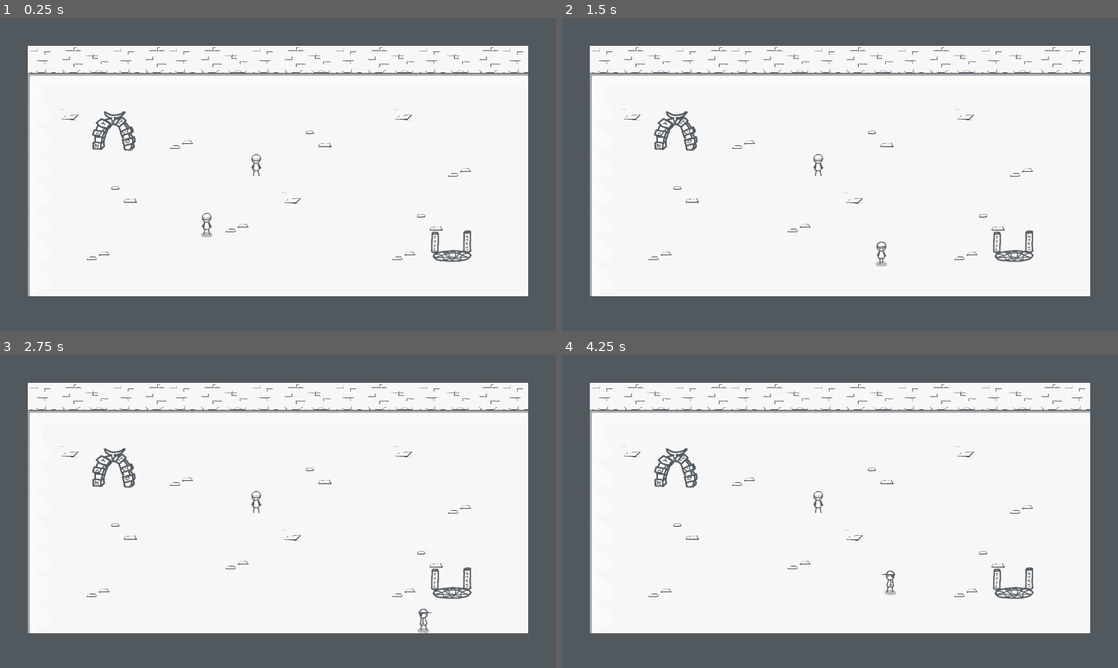
Above: before the commit, frames 1-4 (two rows, left to right).
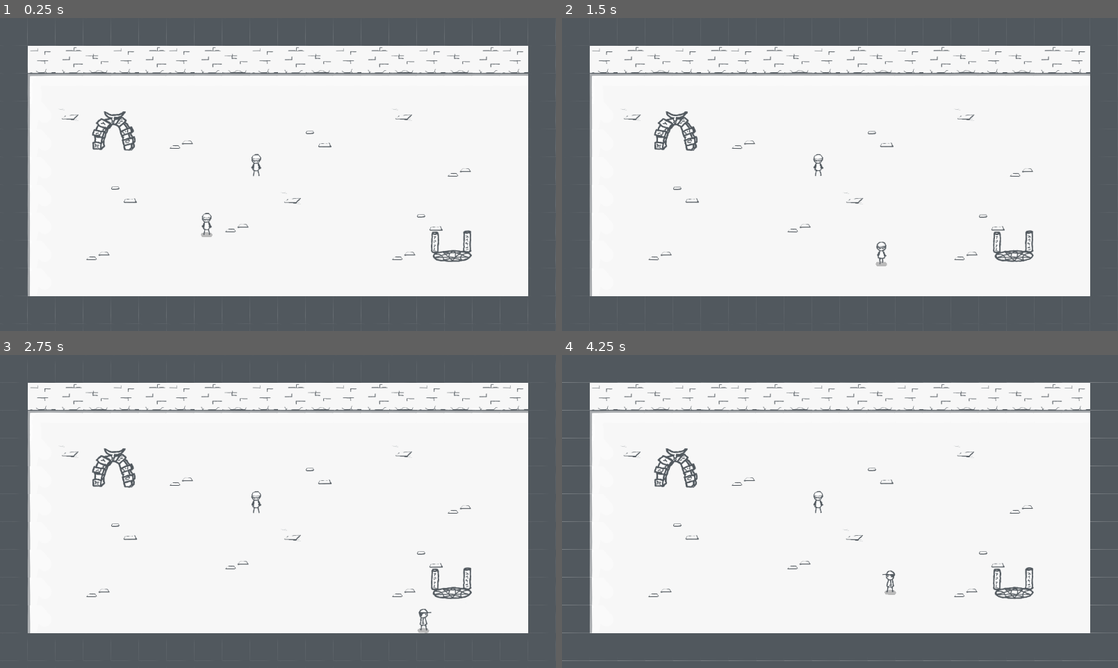
Above: after the commit, the same moments.

Repository: KMCeasyas123/indigo
Game: Godot game, scene res://levels/Development.tscn
The game is run twice, just before and just after one commit, with the same random seed, the same clock (stepped at 60 frames per second) and the same inputs.
Inputs:
- Up to frame 1 (0.25 s): no input
- Up to frame 2 (1.5 s): hold Right (right) 0.53-1.28 s; tap E (interact) at 0.6, 1.35 s; hold Down (down) from 1.28 s (still down)
- Up to frame 3 (2.75 s): release Down (down) at 2.03 s; hold Right (right) from 2.03 s (still down); tap E (interact) at 2.1 s
- Up to frame 4 (4.25 s): release Right (right) at 2.78 s; hold Up (up) 2.78-3.53 s; tap E (interact) at 2.85, 3.6 s; hold Left (left) from 3.53 s (still down)

The runs differ from the first frame. In frame 1, 0.3% of the frame differs, in the area x 5-94%, y 10-78%; in frame 2, 0.3%; in frame 3, 0.3%; in frame 4, 1.0%, in the area x 0-100%, y 8-98%.
Error in both runs: Trying to assign value of type 'Button' to a variable of type 'Label'. (res://scripts/DialogueBox.gd:8)

Commit message:
Added animated shader and placed on objects

Diff:
--- /dev/null
+++ b/src/assets/material/AnimatedMat.tres
@@ -0,0 +1,11 @@
+[gd_resource type="ShaderMaterial" load_steps=3 format=2]
+
+[ext_resource path="res://scripts/shaders/Animated.shader" type="Shader" id=1]
+[ext_resource path="res://assets/noise.png" type="Texture" id=2]
+
+[resource]
+shader = ExtResource( 1 )
+shader_param/strength = 0.5
+shader_param/noiseScale = 0.4
+shader_param/timeStep = 0.14
+shader_param/noiseTex = ExtResource( 2 )
--- a/src/levels/Development.tscn
+++ b/src/levels/Development.tscn
@@ -1,20 +1,22 @@
-[gd_scene load_steps=10 format=2]
+[gd_scene load_steps=9 format=2]
 
-[ext_resource path="res://objects/map/BaseTileset.tres" type="TileSet" id=1]
-[ext_resource path="res://objects/Player.tscn" type="PackedScene" id=2]
+[ext_resource path="res://assets/material/AnimatedMat.tres" type="Material" id=1]
+[ext_resource path="res://objects/map/BaseTileset.tres" type="TileSet" id=2]
 [ext_resource path="res://scripts/TestNpc.gd" type="Script" id=3]
 [ext_resource path="res://assets/player/PlayerD.png" type="Texture" id=4]
-[ext_resource path="res://objects/Portal.tscn" type="PackedScene" id=5]
-[ext_resource path="res://objects/Entrance.tscn" type="PackedScene" id=6]
+[ext_resource path="res://objects/Player.tscn" type="PackedScene" id=5]
+[ext_resource path="res://objects/Portal.tscn" type="PackedScene" id=6]
+[ext_resource path="res://objects/Entrance.tscn" type="PackedScene" id=7]
 
-[sub_resource type="CapsuleShape2D" id=2]
+[sub_resource type="CapsuleShape2D" id=3]
 radius = 9.13333
 height = 7.90564
 
 [node name="Development Scene" type="Node2D"]
 
 [node name="TileMap" type="TileMap" parent="."]
-tile_set = ExtResource( 1 )
+material = ExtResource( 1 )
+tile_set = ExtResource( 2 )
 format = 1
 tile_data = PoolIntArray( 0, 7, 0, 1, 7, 0, 2, 7, 0, 3, 7, 0, 4, 7, 0, 5, 7, 0, 6, 7, 0, 7, 7, 0, 8, 7, 0, 9, 7, 0, 10, …(3174 unchanged characters)…
 
@@ -25,20 +27,21 @@
 script = ExtResource( 3 )
 
 [node name="Sprite" type="Sprite" parent="YSort/Npc"]
+material = ExtResource( 1 )
 position = Vector2( 0, -24.4558 )
 texture = ExtResource( 4 )
 
 [node name="CollisionShape2D" type="CollisionShape2D" parent="YSort/Npc"]
 position = Vector2( 0, -0.248779 )
 rotation = 1.5708
-shape = SubResource( 2 )
+shape = SubResource( 3 )
 
-[node name="Player" parent="YSort" instance=ExtResource( 2 )]
+[node name="Player" parent="YSort" instance=ExtResource( 5 )]
 position = Vector2( 476, 499 )
 max_speed = 350
 
-[node name="Portal" parent="YSort" instance=ExtResource( 5 )]
+[node name="Portal" parent="YSort" instance=ExtResource( 6 )]
 position = Vector2( 262.078, 298.511 )
 
-[node name="Entrance" parent="YSort" instance=ExtResource( 6 )]
+[node name="Entrance" parent="YSort" instance=ExtResource( 7 )]
 position = Vector2( 1041.57, 535.766 )
--- a/src/objects/Entrance.tscn
+++ b/src/objects/Entrance.tscn
@@ -1,6 +1,7 @@
-[gd_scene load_steps=3 format=2]
+[gd_scene load_steps=4 format=2]
 
-[ext_resource path="res://assets/objects/Entrance.png" type="Texture" id=1]
+[ext_resource path="res://assets/material/AnimatedMat.tres" type="Material" id=1]
+[ext_resource path="res://assets/objects/Entrance.png" type="Texture" id=2]
 
 [sub_resource type="CapsuleShape2D" id=1]
 radius = 4.8221
@@ -9,8 +10,9 @@
 [node name="Entrance" type="StaticBody2D"]
 
 [node name="Entrance" type="Sprite" parent="."]
+material = ExtResource( 1 )
 position = Vector2( 0, -11.1421 )
-texture = ExtResource( 1 )
+texture = ExtResource( 2 )
 
 [node name="CollisionShape2D" type="CollisionShape2D" parent="."]
 position = Vector2( -41.0668, 0 )
--- a/src/objects/Player.tscn
+++ b/src/objects/Player.tscn
@@ -1,22 +1,23 @@
-[gd_scene load_steps=21 format=2]
+[gd_scene load_steps=22 format=2]
 
 [ext_resource path="res://scripts/Player.gd" type="Script" id=1]
-[ext_resource path="res://assets/player/PlayerL.png" type="Texture" id=2]
-[ext_resource path="res://assets/player/PlayerU.png" type="Texture" id=3]
+[ext_resource path="res://assets/material/AnimatedMat.tres" type="Material" id=2]
+[ext_resource path="res://assets/player/PlayerL.png" type="Texture" id=3]
 [ext_resource path="res://assets/player/PlayerR.png" type="Texture" id=4]
-[ext_resource path="res://assets/player/PlayerD.png" type="Texture" id=5]
-[ext_resource path="res://assets/player/PlayerR4.png" type="Texture" id=6]
-[ext_resource path="res://assets/player/PlayerR2.png" type="Texture" id=7]
-[ext_resource path="res://assets/player/PlayerR3.png" type="Texture" id=8]
-[ext_resource path="res://assets/player/PlayerL4.png" type="Texture" id=9]
-[ext_resource path="res://assets/player/PlayerL2.png" type="Texture" id=10]
-[ext_resource path="res://assets/player/PlayerL3.png" type="Texture" id=11]
-[ext_resource path="res://assets/player/PlayerU2.png" type="Texture" id=12]
-[ext_resource path="res://assets/player/PlayerU3.png" type="Texture" id=13]
-[ext_resource path="res://assets/player/PlayerU4.png" type="Texture" id=14]
-[ext_resource path="res://assets/player/PlayerD3.png" type="Texture" id=15]
-[ext_resource path="res://assets/player/PlayerD4.png" type="Texture" id=16]
-[ext_resource path="res://assets/player/PlayerD2.png" type="Texture" id=17]
+[ext_resource path="res://assets/player/PlayerU.png" type="Texture" id=5]
+[ext_resource path="res://assets/player/PlayerL2.png" type="Texture" id=6]
+[ext_resource path="res://assets/player/PlayerL3.png" type="Texture" id=7]
+[ext_resource path="res://assets/player/PlayerL4.png" type="Texture" id=8]
+[ext_resource path="res://assets/player/PlayerR2.png" type="Texture" id=9]
+[ext_resource path="res://assets/player/PlayerR3.png" type="Texture" id=10]
+[ext_resource path="res://assets/player/PlayerR4.png" type="Texture" id=11]
+[ext_resource path="res://assets/player/PlayerD.png" type="Texture" id=12]
+[ext_resource path="res://assets/player/PlayerD2.png" type="Texture" id=13]
+[ext_resource path="res://assets/player/PlayerD3.png" type="Texture" id=14]
+[ext_resource path="res://assets/player/PlayerD4.png" type="Texture" id=15]
+[ext_resource path="res://assets/player/PlayerU2.png" type="Texture" id=16]
+[ext_resource path="res://assets/player/PlayerU3.png" type="Texture" id=17]
+[ext_resource path="res://assets/player/PlayerU4.png" type="Texture" id=18]
 
 [sub_resource type="CapsuleShape2D" id=1]
 radius = 5.74403
@@ -83,10 +84,11 @@
 shape = SubResource( 1 )
 
 [node name="AnimatedSprite" type="AnimatedSprite" parent="."]
+material = ExtResource( 2 )
 position = Vector2( -0.149887, -27.4343 )
 frames = SubResource( 2 )
 animation = "walk_up"
-frame = 3
+frame = 1
 playing = true
 
 [node name="ActivateBox" type="Area2D" parent="."]
--- a/src/objects/Portal.tscn
+++ b/src/objects/Portal.tscn
@@ -1,15 +1,18 @@
-[gd_scene load_steps=3 format=2]
+[gd_scene load_steps=4 format=2]
 
-[ext_resource path="res://assets/objects/Portal.png" type="Texture" id=1]
+[ext_resource path="res://assets/material/AnimatedMat.tres" type="Material" id=1]
+[ext_resource path="res://assets/objects/Portal.png" type="Texture" id=2]
 
 [sub_resource type="RectangleShape2D" id=1]
 extents = Vector2( 12.3205, 7.67651 )
 
 [node name="Portal" type="StaticBody2D"]
+editor/display_folded = true
 
 [node name="Portal" type="Sprite" parent="."]
+material = ExtResource( 1 )
 position = Vector2( 0, -33.8626 )
-texture = ExtResource( 1 )
+texture = ExtResource( 2 )
 
 [node name="CollisionShape2D" type="CollisionShape2D" parent="."]
 position = Vector2( -35.0482, -3.9528 )
--- a/src/project.godot
+++ b/src/project.godot
@@ -17,7 +17,7 @@
 
 config/name="Codename Indigo"
 run/main_scene="res://levels/Development.tscn"
-config/icon="res://assets/Portrait.png"
+config/icon="res://icon.png"
 
 [autoload]
 
--- /dev/null
+++ b/src/scripts/shaders/Animated.shader
@@ -0,0 +1,13 @@
+shader_type canvas_item;
+uniform float strength = 1;
+uniform float noiseScale = 1;
+uniform float timeStep = .25f;
+uniform sampler2D noiseTex;
+void fragment() {
+	vec2 rounded = round(UV/TEXTURE_PIXEL_SIZE) * TEXTURE_PIXEL_SIZE;
+	float roundedTime = round(TIME/timeStep) * timeStep;
+	vec2 offset = texture(noiseTex,fract((rounded + roundedTime ) * noiseScale)).xy * 2.0 - 1.0;
+	vec2 coord = (vec2(offset.x * TEXTURE_PIXEL_SIZE.x * strength, offset.y * TEXTURE_PIXEL_SIZE.y * strength));
+	vec4 col = texture(TEXTURE,UV + coord);
+    COLOR = col; // use red for material albedo
+}
Binary file added: src/assets/noise.png
Not shown, added: src/assets/noise.png.import
Not shown: 2 places in src/objects/Player.tscn that only renumber resources
Not shown, added: src/assets/noise.png~
